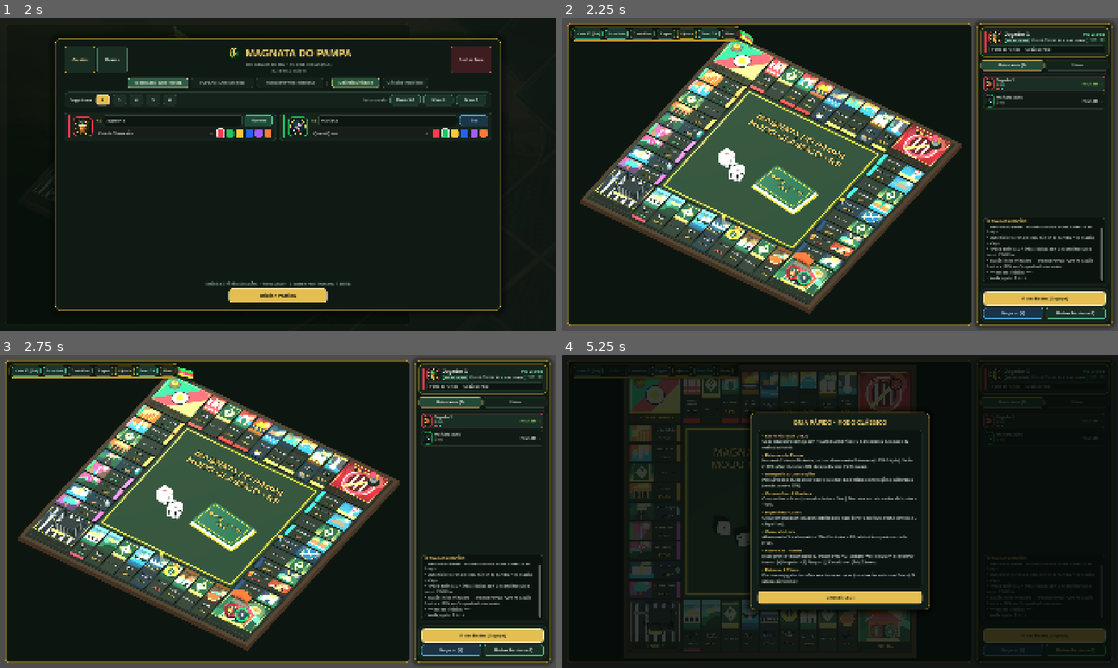
Above: before the commit, frames 1-4 (two rows, left to right).
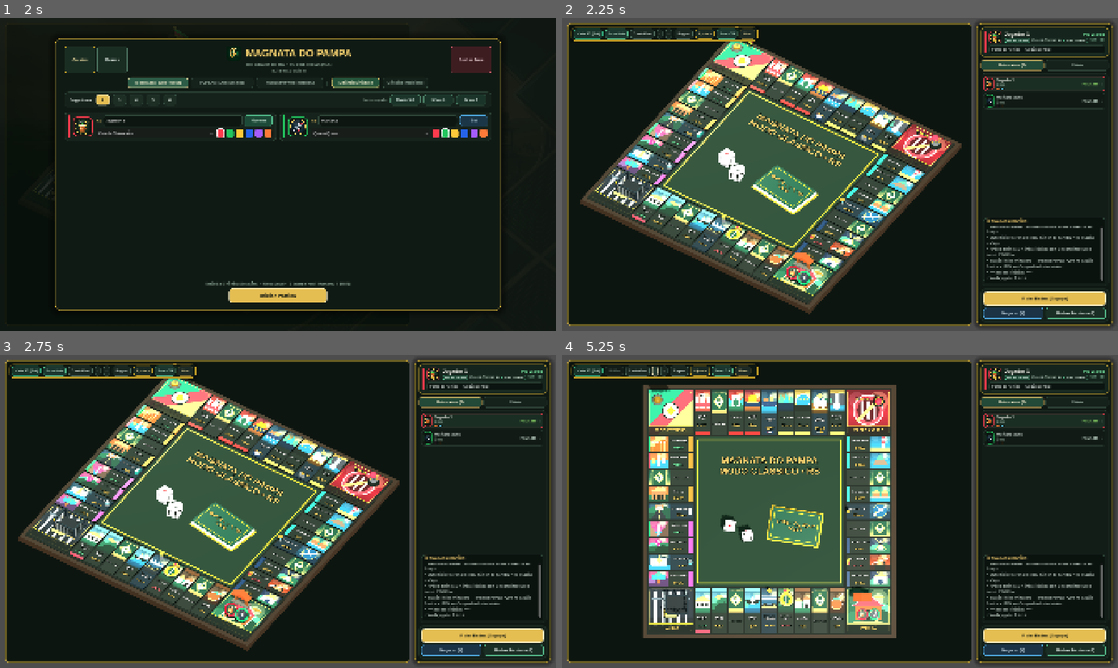
Above: after the commit, the same moments.

Repository: rzanca/MagnataDoPampa
Game: Godot game, scene res://main.tscn
The game is run twice, just before and just after one commit, with the same random seed, the same clock (stepped at 60 frames per second) and the same inputs.
Inputs (mouse positions are in pixels of both pictures, inside the frame that each line leads up to):
- Up to frame 1 (2 s): click "Modo Local (Solo / Mesa)" at 0.5 s; click "Modo Local (Solo / Mesa)" at 1.25 s
- Up to frame 2 (2.25 s): click "Iniciar Partida" at 2 s
- Up to frame 3 (2.75 s): no input
- Up to frame 4 (5.25 s): click (662, 370) at 2.75 s, where only the run after the commit has a clickable "-"; click (667, 370) at 3.5 s, where only the run after the commit has a clickable "+"; click "Vista 3D [Tab]" at 4.25 s; click (656, 370) at 5 s, where only the run after the commit has a clickable "-"

Frame 1 is identical in both runs. In frame 2, 0.4% of the frame differs, in the area x 17-36%, y 2-8%; in frame 3, 0.4%; in frame 4, 53%, in the area x 0-100%, y 0-100%.

Commit message:
feat(ux): camera pan e zoom, foco proximo no peao e popups arrastaveis (LOTE-14)

Diff:
--- a/core/GameManager.gd
+++ b/core/GameManager.gd
@@ -300,6 +300,8 @@
 	hud.camera_toggle_requested.connect(toggle_camera_view)
 	hud.camera_follow_toggle_requested.connect(_on_camera_follow_toggled)
 	hud.camera_reset_requested.connect(_on_camera_reset_requested)
+	hud.camera_zoom_in_requested.connect(_on_camera_zoom_in_requested)
+	hud.camera_zoom_out_requested.connect(_on_camera_zoom_out_requested)
 	hud.inspect_tile_requested.connect(_on_tile_inspected)
 	hud.player_inspected.connect(_on_player_inspected)
 	hud.board_layout_updated.connect(_on_board_layout_updated)
@@ -473,6 +475,14 @@
 func _on_camera_reset_requested() -> void:
 	if board_view != null:
 		board_view.reset_camera_framing(true)
+
+func _on_camera_zoom_in_requested() -> void:
+	if board_view != null:
+		board_view.zoom_in()
+
+func _on_camera_zoom_out_requested() -> void:
+	if board_view != null:
+		board_view.zoom_out()
 
 func toggle_camera_view() -> void:
 	if board_view == null:
--- a/docs/BACKLOG.json
+++ b/docs/BACKLOG.json
@@ -125,14 +125,14 @@
       "id": "LOTE-14",
       "title": "Câmera Pan + Zoom, foco bem próximo no peão e Popups Arrastáveis",
       "owner_agent": "03_engenheiro_ui_hibrida.md",
-      "status": "in_progress",
+      "status": "done",
       "notes": "Adicionar pan e zoom na câmera 3D/2D em Board3D.gd, zoom aproximado durante salto do peão e cabeçalho arrastável com clamp nos modais de GameHUD.gd."
     },
     {
       "id": "LOTE-15",
       "title": "Branding no centro do tabuleiro, 40 artes dos lotes e fundo da carta Sorte ou Azar",
       "owner_agent": "03_engenheiro_ui_hibrida.md",
-      "status": "pending",
+      "status": "in_progress",
       "notes": "Gerar fundo temático de carta, renovar centro do tabuleiro 3D com brasão oficial e atualizar as 40 ilustrações dos lotes em tools/generate_tile_art.gd."
     },
     {
--- a/entities/Board3D.gd
+++ b/entities/Board3D.gd
@@ -25,6 +25,9 @@
 const ISO_CAM_SIZE: float = 16.4
 const TOP_CAM_POS: Vector3 = Vector3(0.0, 20.0, 0.001)
 const TOP_CAM_SIZE: float = 15.35
+const MIN_ZOOM_SCALE: float = 0.44
+const MAX_ZOOM_SCALE: float = 1.45
+const PAN_MAX_RADIUS: float = 6.5
 
 const TILE_DEFAULT_BG: Color = Color("#151F1A")
 const TILE_HOVER_BG: Color = Color("#25392E")
@@ -92,6 +95,10 @@
 
 var _is_2d_view: bool = false
 var _camera_follow_enabled: bool = true
+var _user_zoom_scale: float = 1.0
+var _user_pan_offset: Vector3 = Vector3.ZERO
+var _is_panning_camera: bool = false
+var _pan_last_mouse_pos: Vector2 = Vector2.ZERO
 var _hovered_tile: int = -1
 var _anim_token: int = 0
 var _moving_player_id: int = -1
@@ -299,20 +306,24 @@
 		aspect = maxf(320.0, viewport_size.x - 8.0) / maxf(240.0, viewport_size.y - 8.0)
 	elif _sub_viewport != null and _sub_viewport.size.y > 0:
 		aspect = float(_sub_viewport.size.x) / float(_sub_viewport.size.y)
+	var base_size: float = maxf(ISO_CAM_SIZE, 20.8 / maxf(0.5, aspect))
 	if to_2d:
-		return maxf(TOP_CAM_SIZE, 15.6 / maxf(0.5, aspect))
-	return maxf(ISO_CAM_SIZE, 20.8 / maxf(0.5, aspect))
+		base_size = maxf(TOP_CAM_SIZE, 15.6 / maxf(0.5, aspect))
+	return base_size * clampf(_user_zoom_scale, MIN_ZOOM_SCALE, MAX_ZOOM_SCALE)
+
+func _get_camera_base_pos(to_2d: bool) -> Vector3:
+	return (TOP_CAM_POS if to_2d else ISO_CAM_POS) + _user_pan_offset
 
 func _apply_camera_pose_immediate(to_2d: bool) -> void:
 	_is_2d_view = to_2d
 	if _camera == null:
 		return
 	if to_2d:
-		_camera.position = TOP_CAM_POS
+		_camera.position = _get_camera_base_pos(true)
 		_camera.quaternion = _get_top_quaternion()
 		_camera.size = _get_effective_cam_size(true)
 	else:
-		_camera.position = ISO_CAM_POS
+		_camera.position = _get_camera_base_pos(false)
 		_camera.quaternion = _get_iso_quaternion()
 		_camera.size = _get_effective_cam_size(false)
 	_sync_token_medallions_to_camera(to_2d, false)
@@ -341,18 +352,72 @@
 	return _camera_follow_enabled
 
 func reset_camera_framing(animate: bool = true) -> void:
+	_user_zoom_scale = 1.0
+	_user_pan_offset = Vector3.ZERO
+	_is_panning_camera = false
 	set_camera_2d_mode(_is_2d_view, animate)
 
-func _focus_camera_on_world_pos(world_pos: Vector3, zoom_factor: float = 0.74, duration: float = 0.22) -> void:
+func get_user_zoom_scale() -> float:
+	return _user_zoom_scale
+
+func get_user_pan_offset() -> Vector3:
+	return _user_pan_offset
+
+func zoom_in() -> void:
+	zoom_camera(0.86, true)
+
+func zoom_out() -> void:
+	zoom_camera(1.16, true)
+
+func zoom_camera(factor: float, animate: bool = true) -> void:
+	_user_zoom_scale = clampf(_user_zoom_scale * factor, MIN_ZOOM_SCALE, MAX_ZOOM_SCALE)
+	if _camera == null:
+		return
+	var target_size: float = _get_effective_cam_size(_is_2d_view)
+	if not animate or not is_inside_tree():
+		_camera.size = target_size
+		return
+	if _camera_tween != null and _camera_tween.is_valid():
+		_camera_tween.kill()
+	_camera_tween = create_tween()
+	_camera_tween.set_trans(Tween.TRANS_SINE)
+	_camera_tween.set_ease(Tween.EASE_OUT)
+	_camera_tween.tween_property(_camera, "size", target_size, 0.16)
+
+func pan_camera_by_screen_delta(screen_delta: Vector2) -> void:
+	if _camera == null or screen_delta.length_squared() < 0.01:
+		return
+	var view_h: float = maxf(240.0, viewport_size.y)
+	var world_per_px: float = _camera.size / view_h
+	var cam_right: Vector3 = _camera.global_basis.x
+	cam_right.y = 0.0
+	cam_right = cam_right.normalized() if cam_right.length_squared() > 0.0001 else Vector3.RIGHT
+	var cam_down: Vector3 = -_camera.global_basis.y
+	cam_down.y = 0.0
+	if cam_down.length_squared() < 0.0001:
+		cam_down = Vector3(0.0, 0.0, 1.0)
+	else:
+		cam_down = cam_down.normalized()
+	var move_xz: Vector3 = (-cam_right * screen_delta.x - cam_down * screen_delta.y) * world_per_px
+	_user_pan_offset = Vector3(
+		clampf(_user_pan_offset.x + move_xz.x, -PAN_MAX_RADIUS, PAN_MAX_RADIUS),
+		0.0,
+		clampf(_user_pan_offset.z + move_xz.z, -PAN_MAX_RADIUS, PAN_MAX_RADIUS)
+	)
+	if _moving_player_id < 0:
+		_kill_camera_tweens()
+		_camera.position = _get_camera_base_pos(_is_2d_view)
+
+func _focus_camera_on_world_pos(world_pos: Vector3, zoom_factor: float = 0.50, duration: float = 0.22) -> void:
 	if _is_2d_view or not _camera_follow_enabled or _camera == null or not is_inside_tree():
 		return
 	_kill_camera_tweens()
-	# Foco amortecido mantendo boa leitura do entorno sem sair da mesa
-	var damped_x: float = clampf(world_pos.x * 0.56, -3.6, 3.6)
-	var damped_z: float = clampf(world_pos.z * 0.56, -3.6, 3.6)
+	# Foco aproximado acompanhando o peão sem perder a leitura do lance
+	var damped_x: float = clampf(world_pos.x * 0.80, -5.2, 5.2)
+	var damped_z: float = clampf(world_pos.z * 0.80, -5.2, 5.2)
 	var focus_target: Vector3 = Vector3(damped_x, ISO_CAM_TARGET.y, damped_z + 0.15)
 	var cam_dest: Vector3 = focus_target + ISO_CAM_OFFSET
-	var cam_size: float = _get_effective_cam_size(false) * clampf(zoom_factor, 0.62, 1.0)
+	var cam_size: float = _get_effective_cam_size(false) * clampf(zoom_factor, 0.44, 1.0)
 
 	_camera_tween = create_tween()
 	_camera_tween.set_parallel(true)
@@ -367,6 +432,7 @@
 	if _camera_return_tween != null and _camera_return_tween.is_valid():
 		_camera_return_tween.kill()
 	var target_size: float = _get_effective_cam_size(false)
+	var target_pos: Vector3 = _get_camera_base_pos(false)
 	_camera_return_tween = create_tween()
 	_camera_return_tween.tween_interval(delay_sec)
 	_camera_return_tween.tween_callback(func() -> void:
@@ -378,7 +444,7 @@
 		_camera_tween.set_parallel(true)
 		_camera_tween.set_trans(Tween.TRANS_CUBIC)
 		_camera_tween.set_ease(Tween.EASE_IN_OUT)
-		_camera_tween.tween_property(_camera, "position", ISO_CAM_POS, 0.52)
+		_camera_tween.tween_property(_camera, "position", target_pos, 0.52)
 		_camera_tween.tween_property(_camera, "size", target_size, 0.52)
 	)
 
@@ -391,7 +457,7 @@
 		_apply_camera_pose_immediate(to_2d)
 		return
 
-	var target_pos: Vector3 = TOP_CAM_POS if to_2d else ISO_CAM_POS
+	var target_pos: Vector3 = _get_camera_base_pos(to_2d)
 	var target_quat: Quaternion = _get_top_quaternion() if to_2d else _get_iso_quaternion()
 	var target_size: float = _get_effective_cam_size(to_2d)
 
@@ -1295,16 +1361,43 @@
 		return
 	if event is InputEventMouseMotion:
 		var mm: InputEventMouseMotion = event
+		if _is_panning_camera:
+			var delta_px: Vector2 = mm.position - _pan_last_mouse_pos
+			_pan_last_mouse_pos = mm.position
+			pan_camera_by_screen_delta(delta_px)
+			return
 		var hit_idx: int = _raycast_tile_at_screen_pos(mm.position)
 		_set_hovered_tile(hit_idx)
 	elif event is InputEventMouseButton:
 		var mb: InputEventMouseButton = event
-		if mb.button_index == MOUSE_BUTTON_LEFT and mb.pressed:
-			var hit_idx: int = _raycast_tile_at_screen_pos(mb.position)
-			if hit_idx >= 0:
-				tile_clicked.emit(hit_idx)
-			elif _is_point_over_center_dice_screen(mb.position):
-				dice_clicked.emit()
+		if mb.button_index == MOUSE_BUTTON_WHEEL_UP and mb.pressed:
+			zoom_camera(0.90, false)
+			return
+		if mb.button_index == MOUSE_BUTTON_WHEEL_DOWN and mb.pressed:
+			zoom_camera(1.11, false)
+			return
+		if mb.button_index == MOUSE_BUTTON_RIGHT or mb.button_index == MOUSE_BUTTON_MIDDLE:
+			_is_panning_camera = mb.pressed
+			_pan_last_mouse_pos = mb.position
+			return
+		if mb.button_index == MOUSE_BUTTON_LEFT:
+			if mb.pressed:
+				var hit_idx: int = _raycast_tile_at_screen_pos(mb.position)
+				if hit_idx >= 0:
+					tile_clicked.emit(hit_idx)
+				elif _is_point_over_center_dice_screen(mb.position):
+					dice_clicked.emit()
+				else:
+					_is_panning_camera = true
+					_pan_last_mouse_pos = mb.position
+			else:
+				_is_panning_camera = false
+	elif event is InputEventMagnifyGesture:
+		var mg: InputEventMagnifyGesture = event
+		zoom_camera(1.0 / clampf(mg.factor, 0.75, 1.35), false)
+	elif event is InputEventPanGesture:
+		var pg: InputEventPanGesture = event
+		pan_camera_by_screen_delta(-pg.delta * 26.0)
 
 func _is_point_over_center_dice_screen(local_pos: Vector2) -> bool:
 	if _camera == null or _sub_viewport == null or _viewport_container == null:
@@ -2173,10 +2266,10 @@
 		var mid_pos: Vector3 = start_pos.lerp(target_pos, 0.5)
 		mid_pos.y = TILE_TOP_Y + 0.72
 
-		# Câmera dinâmica acompanha suavemente o peão na Vista Isométrica (nunca interfere na Conferência 2D)
+		# Câmera dinâmica acompanha bem de perto o peão na Vista Isométrica (nunca interfere na Conferência 2D)
 		if not _is_2d_view and _camera_follow_enabled:
 			var is_last_hop: bool = (hop_idx == total_hops - 1)
-			_focus_camera_on_world_pos(target_pos, 0.72 if is_last_hop else 0.78, 0.22 if is_last_hop else 0.18)
+			_focus_camera_on_world_pos(target_pos, 0.48 if is_last_hop else 0.54, 0.22 if is_last_hop else 0.18)
 
 		var tw: Tween = create_tween()
 		_register_tween(tw)
--- a/ui/GameHUD.gd
+++ b/ui/GameHUD.gd
@@ -24,6 +24,8 @@
 signal camera_toggle_requested
 signal camera_follow_toggle_requested
 signal camera_reset_requested
+signal camera_zoom_in_requested
+signal camera_zoom_out_requested
 signal inspect_tile_requested(tile_index: int)
 signal player_inspected(player_id: int)
 signal board_layout_updated(board_rect: Rect2)
@@ -56,6 +58,8 @@
 var _btn_camera: Button
 var _btn_cam_follow: Button
 var _btn_cam_reset: Button
+var _btn_zoom_out: Button
+var _btn_zoom_in: Button
 var _btn_help: Button
 var _btn_settings: Button
 var _btn_sound: Button
@@ -147,6 +151,7 @@
 var _cart_focus_group: String = ""
 
 var _trade_overlay: Control
+var _trade_card: PanelContainer
 var _trade_target_select: OptionButton
 var _trade_offer_select: OptionButton
 var _trade_request_select: OptionButton
@@ -183,6 +188,7 @@
 var _pause_menu_btn: Button
 var _pause_quit_btn: Button
 var _help_overlay: Control
+var _help_card: PanelContainer
 
 var _victory_overlay: Control
 var _victory_banner: PanelContainer
@@ -666,6 +672,22 @@
 	_btn_cam_reset.pressed.connect(func() -> void: camera_reset_requested.emit())
 	qb_row.add_child(_btn_cam_reset)
 
+	_btn_zoom_out = Button.new()
+	_btn_zoom_out.text = "-"
+	_btn_zoom_out.tooltip_text = "Afastar câmera (ou use a roda do mouse)"
+	_btn_zoom_out.custom_minimum_size = Vector2(qb_h, qb_h)
+	_apply_button_theme(_btn_zoom_out, "#18251F", "#24372E", "#121B17", "#4D695B", Color("#E6F0EA"), true, qb_h, qb_fs + 2, 8.0, true)
+	_btn_zoom_out.pressed.connect(func() -> void: camera_zoom_out_requested.emit())
+	qb_row.add_child(_btn_zoom_out)
+
+	_btn_zoom_in = Button.new()
+	_btn_zoom_in.text = "+"
+	_btn_zoom_in.tooltip_text = "Aproximar câmera (ou use a roda do mouse)"
+	_btn_zoom_in.custom_minimum_size = Vector2(qb_h, qb_h)
+	_apply_button_theme(_btn_zoom_in, "#18251F", "#24372E", "#121B17", "#4D695B", Color("#E6F0EA"), true, qb_h, qb_fs + 2, 8.0, true)
+	_btn_zoom_in.pressed.connect(func() -> void: camera_zoom_in_requested.emit())
+	qb_row.add_child(_btn_zoom_in)
+
 	_btn_help = Button.new()
 	_btn_help.text = "Regras"
 	_apply_button_theme(_btn_help, "#1A2721", "#253830", "#121C17", "#4D695B", Color("#E6F0EA"), false, qb_h, qb_fs, 11.0, true)
@@ -1244,6 +1266,76 @@
 	overlay.add_child(dim)
 	return overlay
 
+func _enable_modal_drag(card: PanelContainer, handle: Control, overlay: Control = null) -> void:
+	if card == null or handle == null:
+		return
+	card.set_meta("drag_offset", Vector2.ZERO)
+	card.set_meta("drag_active", false)
+	card.set_meta("drag_last_mouse", Vector2.ZERO)
+	handle.mouse_filter = Control.MOUSE_FILTER_STOP
+	handle.mouse_default_cursor_shape = Control.CURSOR_MOVE
+	if handle.tooltip_text == "":
+		handle.tooltip_text = "Arraste para mover a janela"
+	handle.gui_input.connect(func(ev: InputEvent) -> void:
+		if ev is InputEventMouseButton:
+			var mb: InputEventMouseButton = ev
+			if mb.button_index == MOUSE_BUTTON_LEFT:
+				card.set_meta("drag_active", mb.pressed)
+				card.set_meta("drag_last_mouse", mb.global_position)
+		elif ev is InputEventMouseMotion:
+			if bool(card.get_meta("drag_active", false)):
+				var mm: InputEventMouseMotion = ev
+				var prev_pos: Variant = card.get_meta("drag_last_mouse", mm.global_position)
+				var delta: Vector2 = mm.global_position - (prev_pos as Vector2 if prev_pos is Vector2 else mm.global_position)
+				card.set_meta("drag_last_mouse", mm.global_position)
+				drag_modal_by(card, delta)
+	)
+	var center_parent: Container = card.get_parent() as Container
+	if center_parent != null:
+		center_parent.sort_children.connect(func() -> void: _apply_modal_drag_offset(card))
+	if overlay != null:
+		overlay.visibility_changed.connect(func() -> void:
+			if not overlay.visible:
+				reset_modal_drag(card)
+		)
+
+func reset_modal_drag(card: PanelContainer) -> void:
+	if card == null:
+		return
+	card.set_meta("drag_offset", Vector2.ZERO)
+	card.set_meta("drag_active", false)
+	_apply_modal_drag_offset(card)
+
+func drag_modal_by(card: PanelContainer, delta: Vector2) -> void:
+	if card == null:
+		return
+	var raw_offset: Variant = card.get_meta("drag_offset", Vector2.ZERO)
+	var cur_offset: Vector2 = raw_offset as Vector2 if raw_offset is Vector2 else Vector2.ZERO
+	card.set_meta("drag_offset", cur_offset + delta)
+	_apply_modal_drag_offset(card)
+
+func _apply_modal_drag_offset(card: PanelContainer) -> void:
+	if card == null:
+		return
+	var parent_ctrl: Control = card.get_parent() as Control
+	var vp_size: Vector2 = Vector2(1280.0, 720.0)
+	if parent_ctrl != null and parent_ctrl.size.x > 0.0 and parent_ctrl.size.y > 0.0:
+		vp_size = parent_ctrl.size
+	elif get_viewport() != null:
+		vp_size = get_viewport().get_visible_rect().size
+	var c_size: Vector2 = card.size
+	if c_size.x <= 1.0 or c_size.y <= 1.0:
+		c_size = card.get_combined_minimum_size()
+	var base_pos: Vector2 = (vp_size - c_size) * 0.5
+	var raw_offset: Variant = card.get_meta("drag_offset", Vector2.ZERO)
+	var offset: Vector2 = raw_offset as Vector2 if raw_offset is Vector2 else Vector2.ZERO
+	var desired: Vector2 = base_pos + offset
+	var max_x: float = maxf(8.0, vp_size.x - c_size.x - 8.0)
+	var max_y: float = maxf(8.0, vp_size.y - c_size.y - 8.0)
+	var clamped: Vector2 = Vector2(clampf(desired.x, 8.0, max_x), clampf(desired.y, 8.0, max_y))
+	card.set_meta("drag_offset", clamped - base_pos)
+	card.position = clamped
+
 # 1. Modal de Inspeção & Gestão Direta da Carta do Lote
 func _build_deed_modal() -> void:
 	_deed_overlay = _create_modal_backdrop(hide_deed_modal)
@@ -1272,6 +1364,7 @@
 	banner_style.corner_radius_top_right = 16
 	_deed_banner.add_theme_stylebox_override("panel", banner_style)
 	card_vbox.add_child(_deed_banner)
+	_enable_modal_drag(_deed_card, _deed_banner, _deed_overlay)
 
 	var b_margin: MarginContainer = MarginContainer.new()
 	b_margin.add_theme_constant_override("margin_left", 22)
@@ -1665,20 +1758,20 @@
 	center.mouse_filter = Control.MOUSE_FILTER_IGNORE
 	_trade_overlay.add_child(center)
 
-	var card: PanelContainer = PanelContainer.new()
-	card.custom_minimum_size = Vector2(620.0 if _is_touch_mode else 560.0, 0.0)
+	_trade_card = PanelContainer.new()
+	_trade_card.custom_minimum_size = Vector2(620.0 if _is_touch_mode else 560.0, 0.0)
 	var card_style: StyleBoxFlat = _make_panel_style("#131E18", "#4EA8DE", 18, 2)
 	card_style.shadow_size = 24
 	card_style.shadow_color = Color(0.0, 0.0, 0.0, 0.62)
-	card.add_theme_stylebox_override("panel", card_style)
-	center.add_child(card)
+	_trade_card.add_theme_stylebox_override("panel", card_style)
+	center.add_child(_trade_card)
 
 	var margin: MarginContainer = MarginContainer.new()
 	margin.add_theme_constant_override("margin_left", 24)
 	margin.add_theme_constant_override("margin_right", 24)
 	margin.add_theme_constant_override("margin_top", 20)
 	margin.add_theme_constant_override("margin_bottom", 20)
-	card.add_child(margin)
+	_trade_card.add_child(margin)
 
 	var vbox: VBoxContainer = VBoxContainer.new()
 	vbox.add_theme_constant_override("separation", 12)
@@ -1692,6 +1785,7 @@
 	title.add_theme_font_size_override("font_size", _fs(19.0))
 	title.add_theme_color_override("font_color", Color("#90E0EF"))
 	vbox.add_child(title)
+	_enable_modal_drag(_trade_card, title, _trade_overlay)
 
 	var opt_h: float = _bh(40.0)
 
@@ -2178,6 +2272,7 @@
 	ab_sb.corner_radius_top_right = 16
 	_auction_banner.add_theme_stylebox_override("panel", ab_sb)
 	main_vb.add_child(_auction_banner)
+	_enable_modal_drag(card, _auction_banner, _auction_overlay)
 
 	var bm: MarginContainer = MarginContainer.new()
 	bm.add_theme_constant_override("margin_left", 22)
@@ -2500,20 +2595,20 @@
 	center.mouse_filter = Control.MOUSE_FILTER_IGNORE
 	_help_overlay.add_child(center)
 
-	var card: PanelContainer = PanelContainer.new()
-	card.custom_minimum_size = Vector2(680.0 if _is_touch_mode else 620.0, 0.0)
+	_help_card = PanelContainer.new()
+	_help_card.custom_minimum_size = Vector2(680.0 if _is_touch_mode else 620.0, 0.0)
 	var card_style: StyleBoxFlat = _make_panel_style("#121D17", "#D4AF37", 18, 2)
 	card_style.shadow_size = 24
 	card_style.shadow_color = Color(0.0, 0.0, 0.0, 0.62)
-	card.add_theme_stylebox_override("panel", card_style)
-	center.add_child(card)
+	_help_card.add_theme_stylebox_override("panel", card_style)
+	center.add_child(_help_card)
 
 	var margin: MarginContainer = MarginContainer.new()
 	margin.add_theme_constant_override("margin_left", 24)
 	margin.add_theme_constant_override("margin_right", 24)
 	margin.add_theme_constant_override("margin_top", 20)
 	margin.add_theme_constant_override("margin_bottom", 20)
-	card.add_child(margin)
+	_help_card.add_child(margin)
 
 	var vbox: VBoxContainer = VBoxContainer.new()
 	vbox.add_theme_constant_override("separation", 12)
@@ -2527,6 +2622,7 @@
 	title.add_theme_font_size_override("font_size", _fs(20.0))
 	title.add_theme_color_override("font_color", Color("#F5D06F"))
 	vbox.add_child(title)
+	_enable_modal_drag(_help_card, title, _help_overlay)
 
 	var tips_panel: PanelContainer = PanelContainer.new()
 	var tp_style: StyleBoxFlat = _make_panel_style("#0B1410", "#273C31", 12, 1)
@@ -3081,6 +3177,7 @@
 	title.add_theme_font_size_override("font_size", _fs(20.0))
 	title.add_theme_color_override("font_color", Color("#F5D06F"))
 	vbox.add_child(title)
+	_enable_modal_drag(_settings_card, title, _settings_overlay)
 
 	_settings_scroll = ScrollContainer.new()
 	_settings_scroll.size_flags_horizontal = Control.SIZE_EXPAND_FILL
@@ -3664,6 +3761,7 @@
 	b_style.corner_radius_top_right = 16
 	_portfolio_banner.add_theme_stylebox_override("panel", b_style)
 	card_vbox.add_child(_portfolio_banner)
+	_enable_modal_drag(_portfolio_card, _portfolio_banner, _portfolio_overlay)
 
 	var bm: MarginContainer = MarginContainer.new()
 	bm.add_theme_constant_override("margin_left", 20)
@@ -4158,6 +4256,7 @@
 	var hdr_row: HBoxContainer = HBoxContainer.new()
 	hdr_row.add_theme_constant_override("separation", 10)
 	vbox.add_child(hdr_row)
+	_enable_modal_drag(_cart_card, hdr_row, _cart_overlay)
 
 	var title_vb: VBoxContainer = VBoxContainer.new()
 	title_vb.size_flags_horizontal = Control.SIZE_EXPAND_FILL
